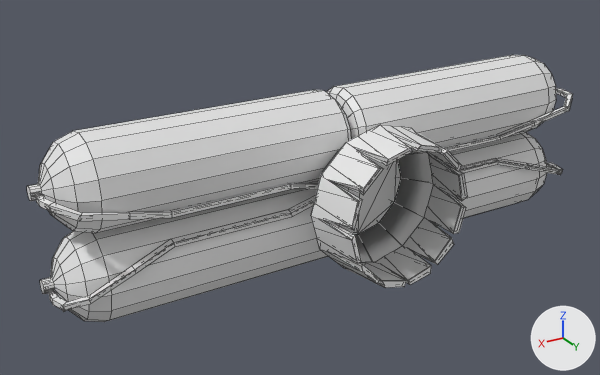
A saved change to the FBX model Assets/Meshes/Parts/Air Thruster.fbx.
One viewpoint serves both versions: a 50 mm lens placed at (1.65, 2.5, 1.43), pointed at (0.19, 0.06, 0.22). The lights are fixed; the arrows at lower right show +X, +Y and +Z. Mesh edges are drawn as thin lines. Where no turn or scale is listed for an object, it has been applied to the vertices. Vertices at the same position are counted once.
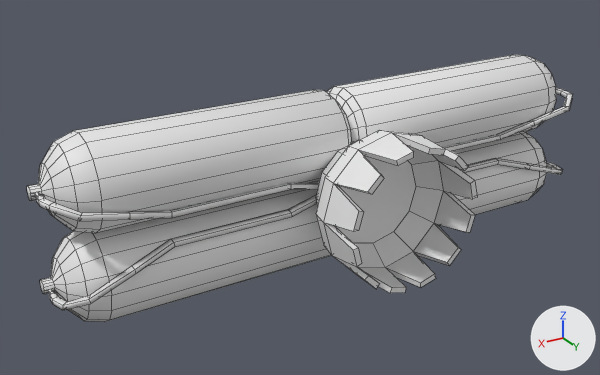
Where the change shows, as pixel boxes [x1, y1, x2, y2] in the pictures (600 x 375 px; the box of a moved part takes in the faces that stretch with it):
part 1 of me_cylinder_001, cut back
    before: [311, 125, 468, 288]
    after: [315, 130, 477, 293]
part 2 of me_cylinder_001, moved or reshaped
    both: [44, 288, 68, 302]

Diff of the bpy script that builds the scene:
```diff
--- a/Assets/Meshes/Parts/Air Thruster.fbx.py
+++ b/Assets/Meshes/Parts/Air Thruster.fbx.py
@@ me_cylinder_001 @@
 # used by ob_cylinder; location = (0.0, 0.0, 0.0)
-me_cylinder_001.from_pydata(...)  # 1688 vertices, 1612 faces; spans x -1.14..1.14, y -0.17..0.5, z -0.13..0.55
+me_cylinder_001.from_pydata(...)  # 788 vertices, 751 faces; spans x -1.14..1.14, y -0.17..0.53, z -0.13..0.55
+# me_cylinder_001 part 1: 300 vertices removed from x -0.28..0.28, y 0.13..0.5, z -0.07..0.5; 96 vertices added at x -0.27..0.27, y 0.22..0.53, z -0.06..0.49
+# me_cylinder_001 part 2: 4 vertices moved within x 1.11, y -0.02..0.02, z 0.03
+# me_cylinder_001 part 3: the surface is now shaded smooth
 me_cylinder_001.materials.append(mat_material_003)
```
